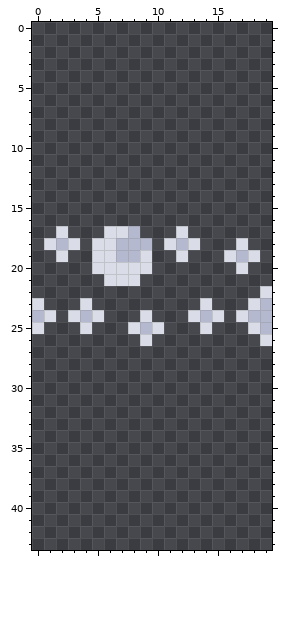
Pixel-art sprite -- Moonlit_Stride/bg/moonlit_trail.png. The picture above was drawn from the file before the commit.
The file is 20x44 pixels.
And afterwards:
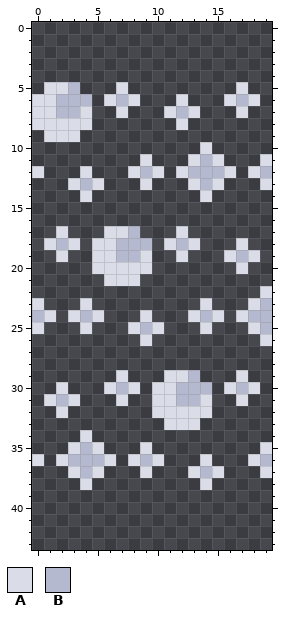
Palette (. is transparent): A #dadce7  B #b5b9cf
The edit:
y 5: x 1..3 ... -> AAB; x 7 . -> A; x 17 . -> A
y 6: x 0..4 ..... -> AABBB; x 6..8 ... -> ABA; x 12 . -> A; x 16..18 ... -> ABA
y 7: x 0..4 ..... -> AABBA; x 7 . -> A; x 11..13 ... -> ABA; x 17 . -> A
y 8: x 0..4 ..... -> AAAAA; x 12 . -> A
y 9: x 1..3 ... -> AAA
y 10: x 14 . -> A
y 11: x 9 . -> A; x 13..15 ... -> ABA; x 19 . -> A
y 12: x 0 . -> A; x 4 . -> A; x 8..10 ... -> ABA; x 12..16 ..... -> ABBBA; x 18..19 .. -> AB
y 13: x 3..5 ... -> ABA; x 9 . -> A; x 13..15 ... -> ABA; x 19 . -> A
y 14: x 4 . -> A; x 14 . -> A
y 29: x 7 . -> A; x 11..13 ... -> AAB; x 17 . -> A
y 30: x 2 . -> A; x 6..8 ... -> ABA; x 10..14 ..... -> AABBB; x 16..18 ... -> ABA
y 31: x 1..3 ... -> ABA; x 7 . -> A; x 10..14 ..... -> AABBA; x 17 . -> A
y 32: x 2 . -> A; x 10..14 ..... -> AAAAA
y 33: x 11..13 ... -> AAA
y 34: x 4 . -> A
y 35: x 3..5 ... -> ABA; x 9 . -> A; x 19 . -> A
y 36: x 0 . -> A; x 2..6 ..... -> ABBBA; x 8..10 ... -> ABA; x 14 . -> A; x 18..19 .. -> AB
y 37: x 3..5 ... -> ABA; x 9 . -> A; x 13..15 ... -> ABA; x 19 . -> A
y 38: x 4 . -> A; x 14 . -> A
